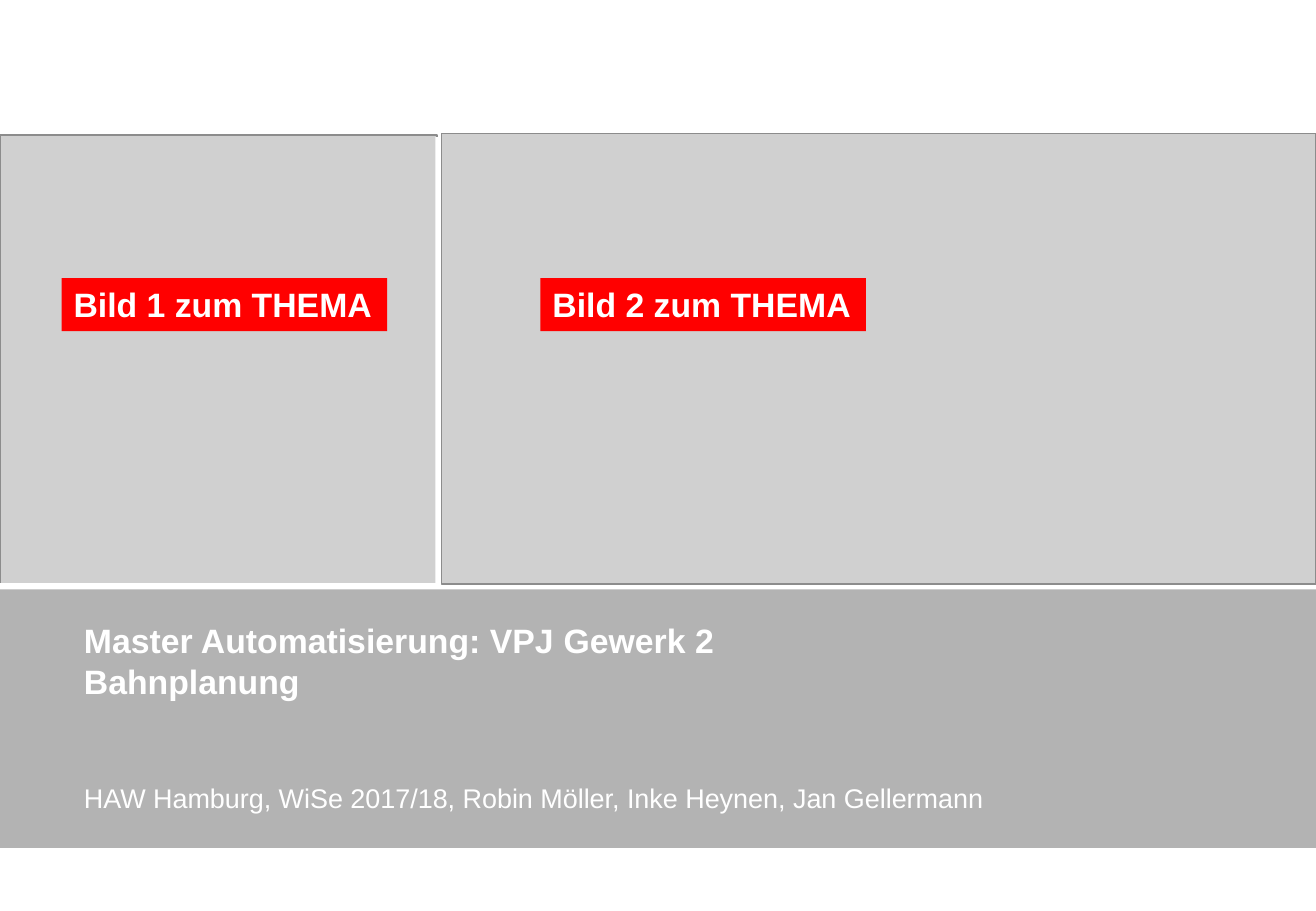
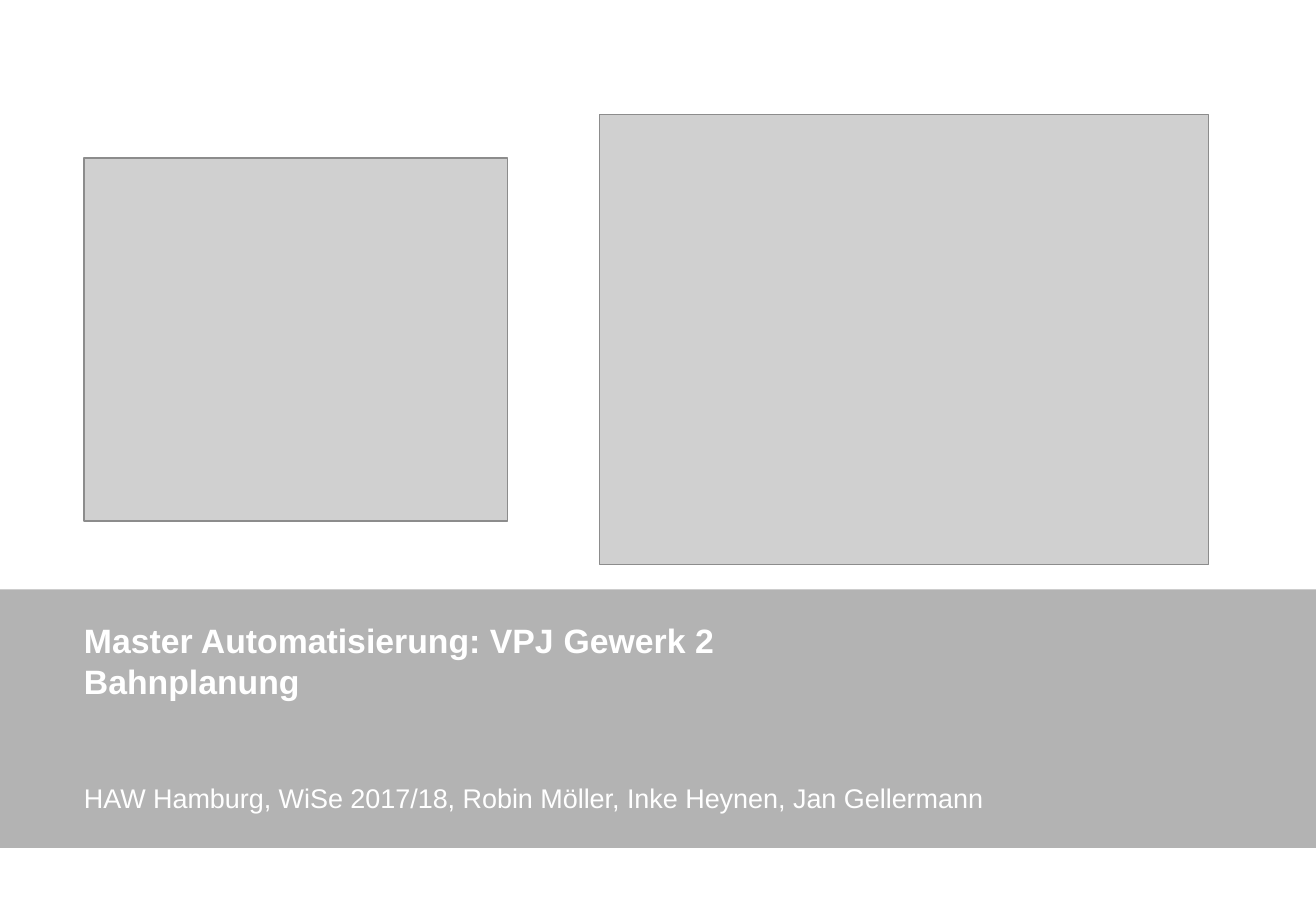
Before and after one commit to RobinMoeller/VPJ-Gewerk-2, a slide deck: slide 1 of Präsi_Konzept.pptx. Drawn at 1316x911 pixels with LibreOffice and Linux fonts; fonts in the diff are those of the drawing; grey boxes stand for pictures; background and template pictures are left out. Boxes give left, top, right and bottom in pixels: in the first picture for what was removed or moved away, otherwise in the second. Text is boxed around its words. In the diff, an @@ line names an element or a change of style, - is before the commit and + after.

```diff
--- a/Präsi_Konzept.pptx
+++ b/Präsi_Konzept.pptx
@@ picture: place and size @@
-picture at [441, 134, 1316, 584]
+picture at [600, 114, 1209, 565]
@@ picture: place and size @@
-picture at [0, 135, 437, 586]
+picture at [84, 158, 508, 521]
@@ rectangle removed at [62, 278, 388, 332] @@
-Bild 1 zum THEMA
@@ rectangle removed at [541, 278, 866, 332] @@
-Bild 2 zum THEMA
```
Also in this commit, not shown: 2 other slides changed.
